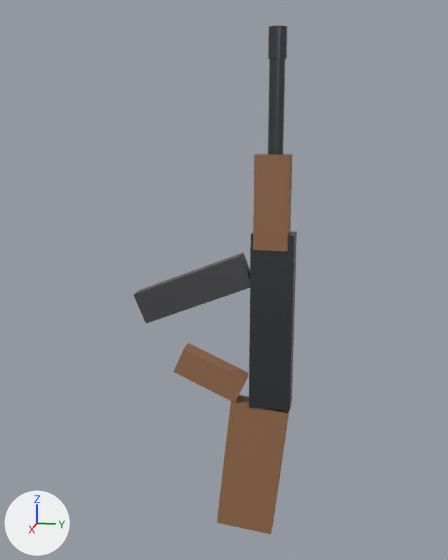
The FBX model Assets/Meshes/Weapons/AK47_Rifle.fbx, before and after one commit.
Camera for both pictures: a 50 mm lens placed at (0.994, 0.131, 0.336), pointed at (-0.009, -0.069, 0.085). Arrows for +X, +Y and +Z are at lower left; the lights stay in place. The older version comes first. Where no turn or scale is listed for an object, it has been applied to the vertices.

In view in the first picture: 'Barrel', 'Handguard_Wood', 'Magazine_Curved', 'Muzzle_Brake', 'Pistol_Grip_Wood', 'Receiver', 'Stock_Wood'.
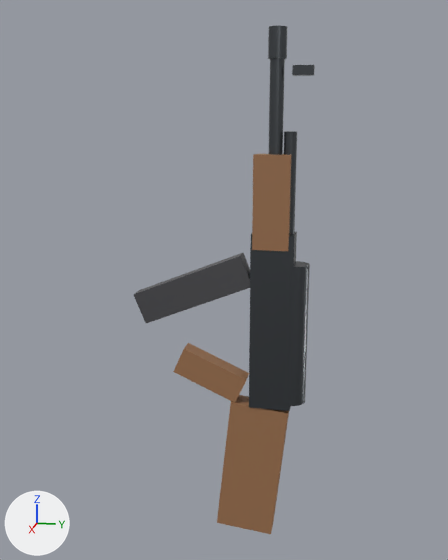
The edits, one by one:
Mesh me_cube_005 is new.
It is a box spanning x -0.008..0.008, y -0.016..0.016, z -0.007..0.007.
It uses material mat_mat_ak_metal (dark grey #595d61).
Mesh me_cylinder_002 is new.
It has 64 vertices, 34 faces and spans x -0.01..0.01, y -0.01..0.01, z -0.09..0.09.
It uses material mat_mat_ak_metal (dark grey #595d61).
Mesh me_cylinder_1 is new.
It has 64 vertices, 34 faces and spans x -0.022..0.022, y -0.022..0.022, z -0.12..0.12.
It uses material mat_mat_ak_metal (dark grey #595d61).
Object 'Handguard_Wood' (ob_handguard_wood) is rescaled from (0.045, 0.055, 0.15) to (0.045, 0.058, 0.15).
Object 'Sight_Front' (ob_sight_front) is new; it shows me_cube_005.
Its location is (0.0, 0.055, 0.42).
Object 'Gas_Tube' (ob_gas_tube) is new; it shows me_cylinder_002.
Its location is (0.0, 0.038, 0.24).
Object 'Dust_Cover' (ob_dust_cover) is new; it shows me_cylinder_1.
Its location is (0.0, 0.052, 0.0).

Pixel boxes [x1, y1, x2, y2] of what changed, in the pictures (448 x 560 px):
'Handguard_Wood', rescaled: before [253, 154, 292, 251]; after [252, 154, 292, 251]
'Dust_Cover', added: after [287, 261, 310, 406]
'Gas_Tube', added: after [284, 131, 297, 234]
'Sight_Front', added: after [292, 65, 315, 76]
